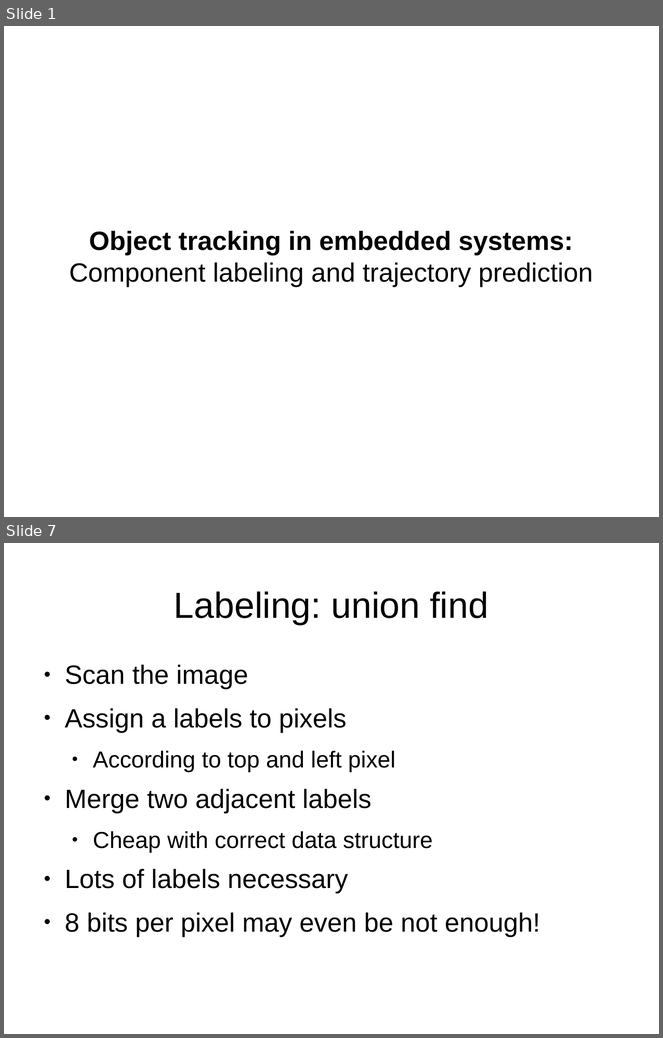
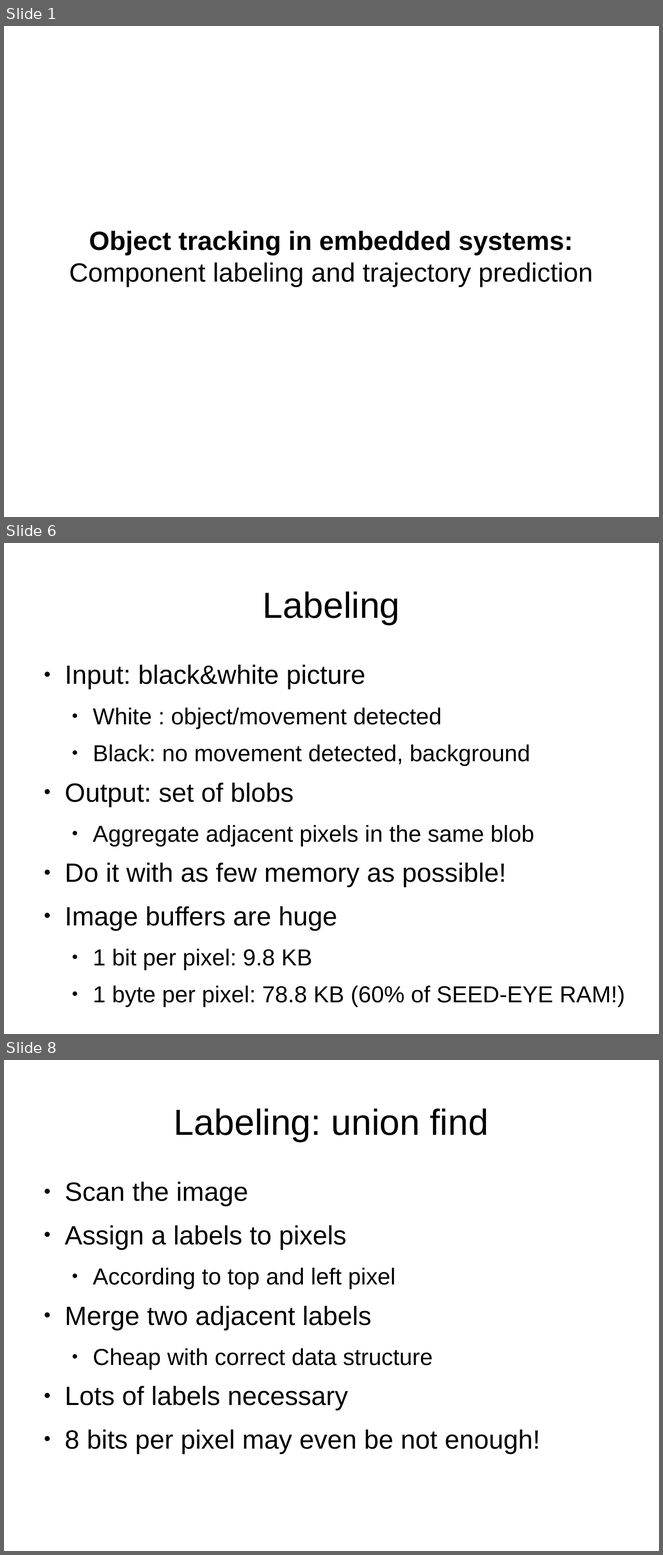
Before and after one commit to 0Chuzz/SNproject, a slide deck: slides.odp. Shown one above the other, each under a label of ours: slides 1 and 7 before the commit, slides 1, 6 and 8 after it; the slides between them are not shown. The pictures are 663x1038 and 663x1555 pixels, drawn with LibreOffice and Linux fonts; fonts in the diff are those of the drawing. Boxes give left, top, right and bottom in pixels: in the first picture for what was removed or moved away, otherwise in the second. Text is boxed around its words. In the diff, an @@ line names an element or a change of style, - is before the commit and + after.

```diff
--- a/slides.odp
+++ b/slides.odp
@@ slide 6 added at bbox=[4, 543, 659, 1034], background #FFFFFF @@
@@ title added at bbox=[263, 591, 400, 625], 44 pt, text #000000 @@
+Labeling
@@ text added at bbox=[65, 665, 625, 1008], 28 pt, text #000000 @@
+● Input: black&white picture
+  ● White : object/movement detected
+  ● Black: no movement detected, background
+● Output: set of blobs
+  ● Aggregate adjacent pixels in the same blob
+● Do it with as few memory as possible!
+● Image buffers are huge
+  ● 1 bit per pixel: 9.8 KB
+  ● 1 byte per pixel: 78.8 KB (60% of SEED-EYE RAM!)
@@ what was slide 7 is now slide 8 @@
```
Also in this commit, not shown: 7 slides changed, 5 other slides added, 1 slide removed.
